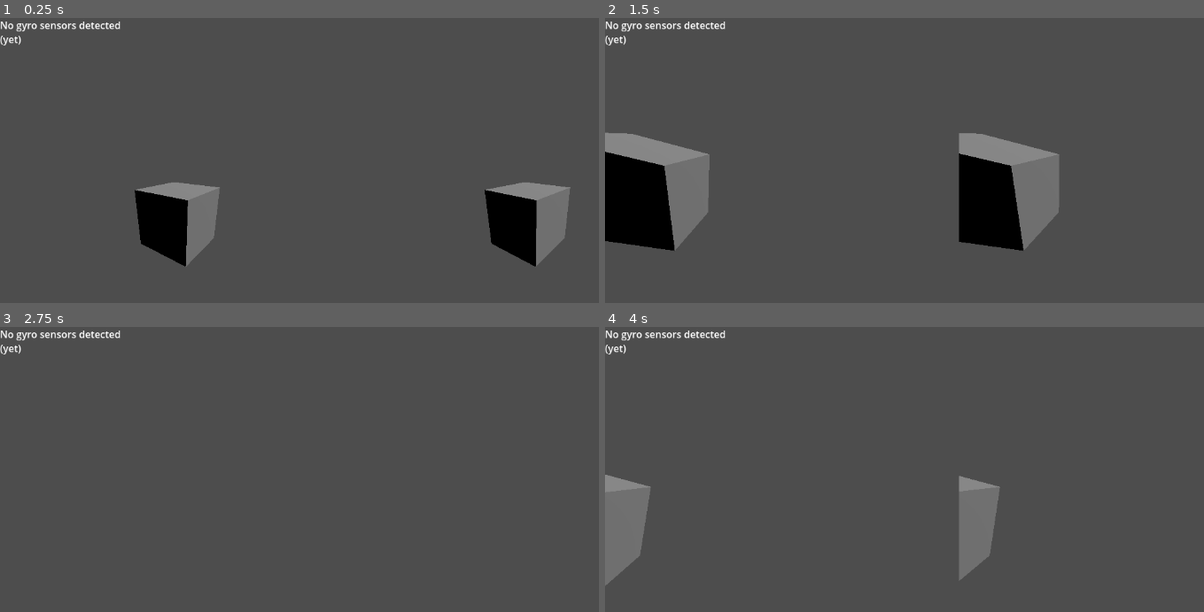
Above: before the commit, frames 1-4 (two rows, left to right).
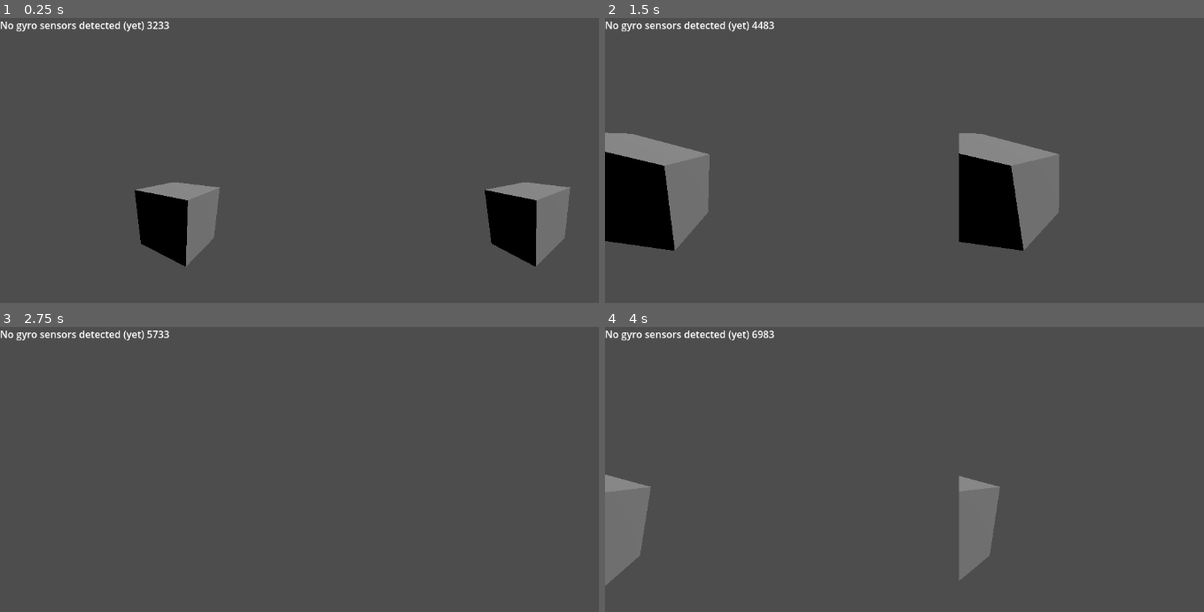
Above: after the commit, the same moments.

Repository: dairycultist/Metaverse
Game: Godot game, scene res://menu_main.tscn
Two runs of this game, one before a commit and one after it. Both use one fixed random seed, a clock stepped at 60 frames per second and the inputs below.
Inputs:
- Up to frame 1 (0.25 s): no input
- Up to frame 2 (1.5 s): hold Right (ui_right) 0.53-1.28 s; hold Down (ui_down) from 1.28 s (still down)
- Up to frame 3 (2.75 s): release Down (ui_down) at 2.03 s; hold Right (ui_right) from 2.03 s (still down)
- Up to frame 4 (4 s): release Right (ui_right) at 2.78 s; hold Up (ui_up) 2.78-3.53 s; hold Left (ui_left) from 3.53 s (still down)

The runs differ from the first frame. In frame 1, 0.2% of the frame differs, in the area x 0-29%, y 1-10%; in frame 2, 0.2%; in frame 3, 0.2%; in frame 4, 0.2%.

Commit message:
Continuously check for magnetometer until it is found 2

Diff:
--- a/gyro.gd
+++ b/gyro.gd
@@ -13,21 +13,16 @@
 var enabled := false
 var rotation: Vector3
 
-func _ready():
-
-	get_tree().process_frame.connect(init_sensors)
-
-func init_sensors():
+func attempt_init_sensors():
 
 	var magnet: Vector3 = Input.get_magnetometer()
 
 	if (magnet == Vector3.ZERO):
-		get_node("/root/World/Debug").text = "No gyro sensors detected (yet)"
+		get_node("/root/World/Debug").text = "No gyro sensors detected (yet) " + str(Time.get_ticks_msec())
 	else:
 		get_node("/root/World/Debug").text = "Gyro sensors exist!"
 		enabled = true
 		_initial_yaw = atan2(-magnet.x, magnet.z)
-		get_tree().process_frame.disconnect(init_sensors)
 
 func _physics_process(delta):
 
@@ -49,6 +44,8 @@
 
 	else:
 
+		attempt_init_sensors()
+
 		if (Input.is_action_pressed("ui_left")):
 			_yaw += delta * 1.
 
--- a/menu_main.tscn
+++ b/menu_main.tscn
@@ -44,5 +44,5 @@
 transform = Transform3D(0.734473, -0.347485, 0.582927, -0.224934, 0.685761, 0.692196, -0.640277, -0.639519, 0.425512, 0, 0, 0)
 
 [node name="Debug" type="RichTextLabel" parent="."]
-offset_right = 213.0
-offset_bottom = 88.0
+offset_right = 455.0
+offset_bottom = 75.0
Not shown, changed: build/Metaverse.apk
Not shown, changed: build/Metaverse.apk.idsig
